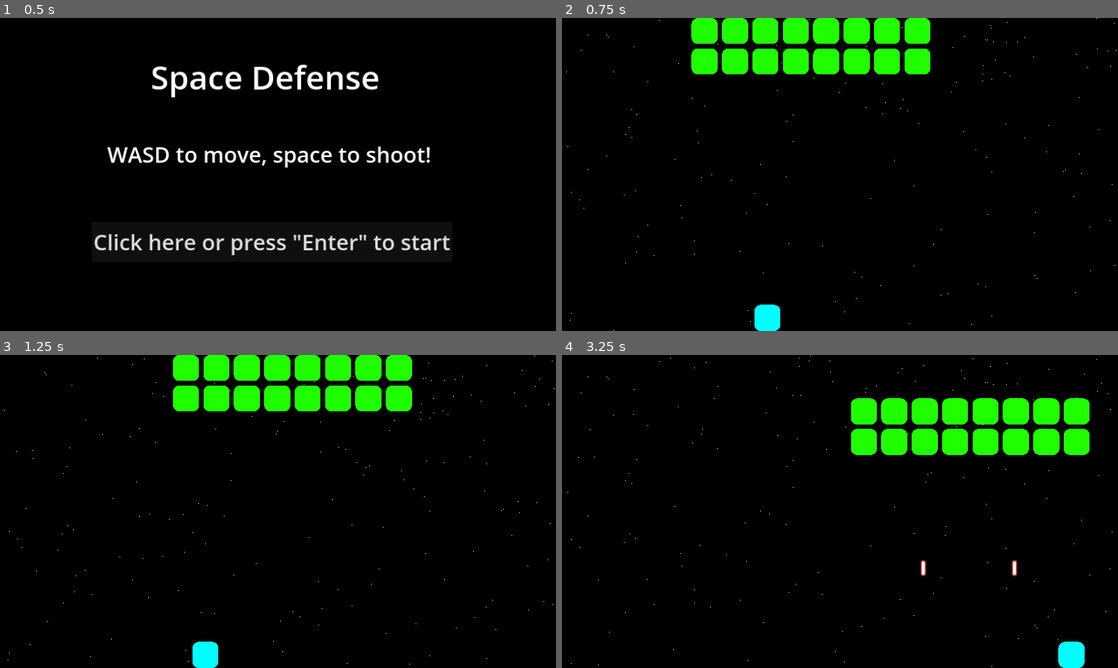
Above: before the commit, frames 1-4 (two rows, left to right).
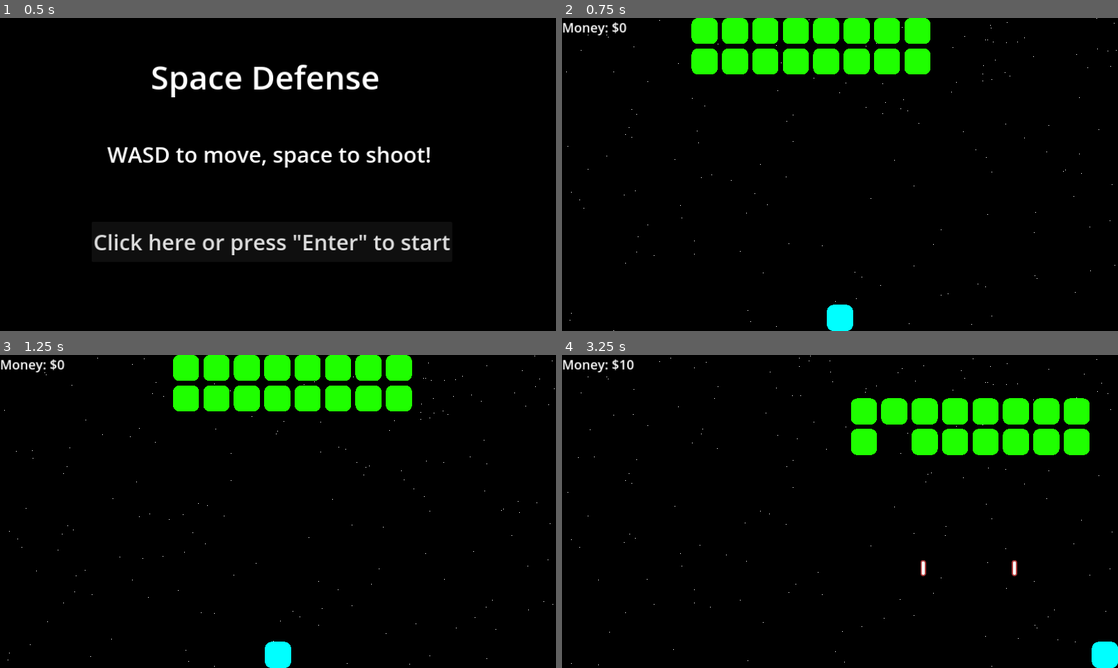
Above: after the commit, the same moments.

Repository: michael-j-coyne/space-defense
Game: Godot game, scene res://scenes/main.tscn
Two runs of this game, one before a commit and one after it. Both use one fixed random seed, a clock stepped at 60 frames per second and the inputs below.
Inputs (mouse positions are in pixels of both pictures, inside the frame that each line leads up to):
- Up to frame 1 (0.5 s): no input
- Up to frame 2 (0.75 s): click "Click here or press 'Enter' t…" at 0.5 s
- Up to frame 3 (1.25 s): no input
- Up to frame 4 (3.25 s): tap Enter (ui_accept) at 1.25, 1.52 s; move the mouse to (962, 495) at 1.27 s; hold Right (ui_right) 1.28-2 s; hold Space (shoot) 1.28-2 s; click (962, 495) at 1.42 s; drag from (728, 527) to (956, 655) at 2.02 s; move the mouse to (895, 442) at 2.77 s; hold Right (ui_right) from 2.78 s (still down); tap Alt at 2.85 s

Frame 1 is identical in both runs. In frame 2, 1.0% of the frame differs, in the area x 0-53%, y 1-100%; in frame 3, 1.0%; in frame 4, 1.4%, in the area x 0-100%, y 1-100%.

Commit message:
Make levels inherited scenes

Diff:
--- a/scenes/levels/level_1.tscn
+++ b/scenes/levels/level_1.tscn
@@ -1,127 +1,118 @@
-[gd_scene load_steps=7 format=3 uid="uid://ia31x2yrg6fm"]
+[gd_scene load_steps=5 format=3 uid="uid://j7tg10e2h1l7"]
 
-[ext_resource type="Script" path="res://scenes/levels/level.gd" id="1_c7fg0"]
-[ext_resource type="PackedScene" uid="uid://sp4n6hlsqgso" path="res://scenes/enemies/grunt.tscn" id="1_rkiph"]
-[ext_resource type="PackedScene" uid="uid://b8jda34rek6pa" path="res://scenes/empty_notifier_container.tscn" id="2_aq8tc"]
-[ext_resource type="PackedScene" uid="uid://dbi0jyorwh27f" path="res://scenes/player.tscn" id="2_hv1iq"]
-[ext_resource type="PackedScene" uid="uid://bf0pxxqhe06jr" path="res://scenes/enemy_grid.tscn" id="3_g4qgt"]
-[ext_resource type="PackedScene" uid="uid://c6g8jq43tis0q" path="res://components/left_right_entity_mover.tscn" id="4_crj5m"]
+[ext_resource type="PackedScene" uid="uid://c35mk3dn7hj3l" path="res://scenes/levels/level.tscn" id="1_umvlb"]
+[ext_resource type="PackedScene" uid="uid://bf0pxxqhe06jr" path="res://scenes/enemy_grid.tscn" id="3_3des0"]
+[ext_resource type="PackedScene" uid="uid://sp4n6hlsqgso" path="res://scenes/enemies/grunt.tscn" id="4_6v46h"]
+[ext_resource type="PackedScene" uid="uid://c6g8jq43tis0q" path="res://components/left_right_entity_mover.tscn" id="5_od80r"]
 
-[node name="Level1" type="Node2D" node_paths=PackedStringArray("player")]
-script = ExtResource("1_c7fg0")
-player = NodePath("Player")
+[node name="Level" instance=ExtResource("1_umvlb")]
 
-[node name="Player" parent="." instance=ExtResource("2_hv1iq")]
-position = Vector2(473, 690)
+[node name="Player" parent="." index="0"]
 scale = Vector2(0.230769, 0.230769)
 
-[node name="Enemies" parent="." instance=ExtResource("2_aq8tc")]
-
-[node name="EnemyGrid" parent="Enemies" instance=ExtResource("3_g4qgt")]
+[node name="EnemyGrid" parent="Enemies" index="0" instance=ExtResource("3_3des0")]
 position = Vector2(265, 2.08165e-12)
 num_cols = 8
 metadata/_edit_group_ = true
 
-[node name="Grunt" parent="Enemies/EnemyGrid" instance=ExtResource("1_rkiph")]
+[node name="Grunt" parent="Enemies/EnemyGrid" index="0" instance=ExtResource("4_6v46h")]
 position = Vector2(30, 30)
 scale = Vector2(0.230769, 0.230769)
 shot_chance_percentage = 0.1
 value = 10
 
-[node name="Grunt2" parent="Enemies/EnemyGrid" instance=ExtResource("1_rkiph")]
+[node name="Grunt2" parent="Enemies/EnemyGrid" index="1" instance=ExtResource("4_6v46h")]
 position = Vector2(100, 30)
 scale = Vector2(0.230769, 0.230769)
 shot_chance_percentage = 0.1
 value = 10
 
-[node name="Grunt3" parent="Enemies/EnemyGrid" instance=ExtResource("1_rkiph")]
+[node name="Grunt3" parent="Enemies/EnemyGrid" index="2" instance=ExtResource("4_6v46h")]
 position = Vector2(170, 30)
 scale = Vector2(0.230769, 0.230769)
 shot_chance_percentage = 0.1
 value = 10
 
-[node name="Grunt4" parent="Enemies/EnemyGrid" instance=ExtResource("1_rkiph")]
+[node name="Grunt4" parent="Enemies/EnemyGrid" index="3" instance=ExtResource("4_6v46h")]
 position = Vector2(240, 30)
 scale = Vector2(0.230769, 0.230769)
 shot_chance_percentage = 0.1
 value = 10
 
-[node name="Grunt5" parent="Enemies/EnemyGrid" instance=ExtResource("1_rkiph")]
+[node name="Grunt5" parent="Enemies/EnemyGrid" index="4" instance=ExtResource("4_6v46h")]
 position = Vector2(310, 30)
 scale = Vector2(0.230769, 0.230769)
 shot_chance_percentage = 0.1
 value = 10
 
-[node name="Grunt6" parent="Enemies/EnemyGrid" instance=ExtResource("1_rkiph")]
+[node name="Grunt6" parent="Enemies/EnemyGrid" index="5" instance=ExtResource("4_6v46h")]
 position = Vector2(380, 30)
 scale = Vector2(0.230769, 0.230769)
 shot_chance_percentage = 0.1
 value = 10
 
-[node name="Grunt7" parent="Enemies/EnemyGrid" instance=ExtResource("1_rkiph")]
+[node name="Grunt7" parent="Enemies/EnemyGrid" index="6" instance=ExtResource("4_6v46h")]
 position = Vector2(450, 30)
 scale = Vector2(0.230769, 0.230769)
 shot_chance_percentage = 0.1
 value = 10
 
-[node name="Grunt8" parent="Enemies/EnemyGrid" instance=ExtResource("1_rkiph")]
+[node name="Grunt8" parent="Enemies/EnemyGrid" index="7" instance=ExtResource("4_6v46h")]
 position = Vector2(520, 30)
 scale = Vector2(0.230769, 0.230769)
 shot_chance_percentage = 0.1
 value = 10
 
-[node name="Grunt9" parent="Enemies/EnemyGrid" instance=ExtResource("1_rkiph")]
+[node name="Grunt9" parent="Enemies/EnemyGrid" index="8" instance=ExtResource("4_6v46h")]
 position = Vector2(30, 100)
 scale = Vector2(0.230769, 0.230769)
 shot_chance_percentage = 0.1
 value = 10
 
-[node name="Grunt10" parent="Enemies/EnemyGrid" instance=ExtResource("1_rkiph")]
+[node name="Grunt10" parent="Enemies/EnemyGrid" index="9" instance=ExtResource("4_6v46h")]
 position = Vector2(100, 100)
 scale = Vector2(0.230769, 0.230769)
 shot_chance_percentage = 0.1
 value = 10
 
-[node name="Grunt11" parent="Enemies/EnemyGrid" instance=ExtResource("1_rkiph")]
+[node name="Grunt11" parent="Enemies/EnemyGrid" index="10" instance=ExtResource("4_6v46h")]
 position = Vector2(170, 100)
 scale = Vector2(0.230769, 0.230769)
 shot_chance_percentage = 0.1
 value = 10
 
-[node name="Grunt12" parent="Enemies/EnemyGrid" instance=ExtResource("1_rkiph")]
+[node name="Grunt12" parent="Enemies/EnemyGrid" index="11" instance=ExtResource("4_6v46h")]
 position = Vector2(240, 100)
 scale = Vector2(0.230769, 0.230769)
 shot_chance_percentage = 0.1
 value = 10
 
-[node name="Grunt13" parent="Enemies/EnemyGrid" instance=ExtResource("1_rkiph")]
+[node name="Grunt13" parent="Enemies/EnemyGrid" index="12" instance=ExtResource("4_6v46h")]
 position = Vector2(310, 100)
 scale = Vector2(0.230769, 0.230769)
 shot_chance_percentage = 0.1
 value = 10
 
-[node name="Grunt14" parent="Enemies/EnemyGrid" instance=ExtResource("1_rkiph")]
+[node name="Grunt14" parent="Enemies/EnemyGrid" index="13" instance=ExtResource("4_6v46h")]
 position = Vector2(380, 100)
 scale = Vector2(0.230769, 0.230769)
 shot_chance_percentage = 0.1
 value = 10
 
-[node name="Grunt15" parent="Enemies/EnemyGrid" instance=ExtResource("1_rkiph")]
+[node name="Grunt15" parent="Enemies/EnemyGrid" index="14" instance=ExtResource("4_6v46h")]
 position = Vector2(450, 100)
 scale = Vector2(0.230769, 0.230769)
 shot_chance_percentage = 0.1
 value = 10
 
-[node name="Grunt16" parent="Enemies/EnemyGrid" instance=ExtResource("1_rkiph")]
+[node name="Grunt16" parent="Enemies/EnemyGrid" index="15" instance=ExtResource("4_6v46h")]
 position = Vector2(520, 100)
 scale = Vector2(0.230769, 0.230769)
 shot_chance_percentage = 0.1
 value = 10
 
-[node name="LeftRightEntityMover" parent="Enemies" node_paths=PackedStringArray("entity") instance=ExtResource("4_crj5m")]
+[node name="LeftRightEntityMover" parent="Enemies" index="1" node_paths=PackedStringArray("entity") instance=ExtResource("5_od80r")]
 entity = NodePath("../EnemyGrid")
 box_width_percent = 1.0
 vertical_step = 100.0
 speed = 200.0
-
-[connection signal="all_children_freed" from="Enemies" to="." method="_on_all_enemies_defeated"]
--- a/scenes/levels/level_2.tscn
+++ b/scenes/levels/level_2.tscn
@@ -1,175 +1,166 @@
-[gd_scene load_steps=7 format=3 uid="uid://cjj1y2mlflunu"]
+[gd_scene load_steps=5 format=3 uid="uid://w5b126nu4n4y"]
 
-[ext_resource type="Script" path="res://scenes/levels/level.gd" id="1_nyp7y"]
-[ext_resource type="PackedScene" uid="uid://dbi0jyorwh27f" path="res://scenes/player.tscn" id="1_otlll"]
+[ext_resource type="PackedScene" uid="uid://c35mk3dn7hj3l" path="res://scenes/levels/level.tscn" id="1_ng4cq"]
 [ext_resource type="PackedScene" uid="uid://bf0pxxqhe06jr" path="res://scenes/enemy_grid.tscn" id="2_sj8op"]
 [ext_resource type="PackedScene" uid="uid://sp4n6hlsqgso" path="res://scenes/enemies/grunt.tscn" id="3_2i80w"]
-[ext_resource type="PackedScene" uid="uid://b8jda34rek6pa" path="res://scenes/empty_notifier_container.tscn" id="3_603ra"]
 [ext_resource type="PackedScene" uid="uid://c6g8jq43tis0q" path="res://components/left_right_entity_mover.tscn" id="4_03tca"]
 
-[node name="Level2" type="Node2D" node_paths=PackedStringArray("player")]
-script = ExtResource("1_nyp7y")
-player = NodePath("Player")
+[node name="Level" instance=ExtResource("1_ng4cq")]
 
-[node name="Player" parent="." instance=ExtResource("1_otlll")]
-position = Vector2(579, 690)
+[node name="Player" parent="." index="0"]
 scale = Vector2(0.230769, 0.230769)
 
-[node name="Enemies" parent="." instance=ExtResource("3_603ra")]
-
-[node name="EnemyGrid" parent="Enemies" instance=ExtResource("2_sj8op")]
+[node name="EnemyGrid" parent="Enemies" index="0" instance=ExtResource("2_sj8op")]
 num_cols = 8
 num_rows = 3
 metadata/_edit_group_ = true
 
-[node name="Grunt" parent="Enemies/EnemyGrid" instance=ExtResource("3_2i80w")]
+[node name="Grunt" parent="Enemies/EnemyGrid" index="0" instance=ExtResource("3_2i80w")]
 position = Vector2(30, 30)
 scale = Vector2(0.230769, 0.230769)
 shot_chance_percentage = 0.1
 value = 10
 
-[node name="Grunt2" parent="Enemies/EnemyGrid" instance=ExtResource("3_2i80w")]
+[node name="Grunt2" parent="Enemies/EnemyGrid" index="1" instance=ExtResource("3_2i80w")]
 position = Vector2(100, 30)
 scale = Vector2(0.230769, 0.230769)
 shot_chance_percentage = 0.1
 value = 10
 
-[node name="Grunt3" parent="Enemies/EnemyGrid" instance=ExtResource("3_2i80w")]
+[node name="Grunt3" parent="Enemies/EnemyGrid" index="2" instance=ExtResource("3_2i80w")]
 position = Vector2(170, 30)
 scale = Vector2(0.230769, 0.230769)
 shot_chance_percentage = 0.1
 value = 10
 
-[node name="Grunt4" parent="Enemies/EnemyGrid" instance=ExtResource("3_2i80w")]
+[node name="Grunt4" parent="Enemies/EnemyGrid" index="3" instance=ExtResource("3_2i80w")]
 position = Vector2(240, 30)
 scale = Vector2(0.230769, 0.230769)
 shot_chance_percentage = 0.1
 value = 10
 
-[node name="Grunt5" parent="Enemies/EnemyGrid" instance=ExtResource("3_2i80w")]
+[node name="Grunt5" parent="Enemies/EnemyGrid" index="4" instance=ExtResource("3_2i80w")]
 position = Vector2(310, 30)
 scale = Vector2(0.230769, 0.230769)
 shot_chance_percentage = 0.1
 value = 10
 
-[node name="Grunt6" parent="Enemies/EnemyGrid" instance=ExtResource("3_2i80w")]
+[node name="Grunt6" parent="Enemies/EnemyGrid" index="5" instance=ExtResource("3_2i80w")]
 position = Vector2(380, 30)
 scale = Vector2(0.230769, 0.230769)
 shot_chance_percentage = 0.1
 value = 10
 
-[node name="Grunt7" parent="Enemies/EnemyGrid" instance=ExtResource("3_2i80w")]
+[node name="Grunt7" parent="Enemies/EnemyGrid" index="6" instance=ExtResource("3_2i80w")]
 position = Vector2(450, 30)
 scale = Vector2(0.230769, 0.230769)
 shot_chance_percentage = 0.1
 value = 10
 
-[node name="Grunt8" parent="Enemies/EnemyGrid" instance=ExtResource("3_2i80w")]
+[node name="Grunt8" parent="Enemies/EnemyGrid" index="7" instance=ExtResource("3_2i80w")]
 position = Vector2(520, 30)
 scale = Vector2(0.230769, 0.230769)
 shot_chance_percentage = 0.1
 value = 10
 
-[node name="Grunt9" parent="Enemies/EnemyGrid" instance=ExtResource("3_2i80w")]
+[node name="Grunt9" parent="Enemies/EnemyGrid" index="8" instance=ExtResource("3_2i80w")]
 position = Vector2(30, 100)
 scale = Vector2(0.230769, 0.230769)
 shot_chance_percentage = 0.1
 value = 10
 
-[node name="Grunt10" parent="Enemies/EnemyGrid" instance=ExtResource("3_2i80w")]
+[node name="Grunt10" parent="Enemies/EnemyGrid" index="9" instance=ExtResource("3_2i80w")]
 position = Vector2(100, 100)
 scale = Vector2(0.230769, 0.230769)
 shot_chance_percentage = 0.1
 value = 10
 
-[node name="Grunt11" parent="Enemies/EnemyGrid" instance=ExtResource("3_2i80w")]
+[node name="Grunt11" parent="Enemies/EnemyGrid" index="10" instance=ExtResource("3_2i80w")]
 position = Vector2(170, 100)
 scale = Vector2(0.230769, 0.230769)
 shot_chance_percentage = 0.1
 value = 10
 
-[node name="Grunt12" parent="Enemies/EnemyGrid" instance=ExtResource("3_2i80w")]
+[node name="Grunt12" parent="Enemies/EnemyGrid" index="11" instance=ExtResource("3_2i80w")]
 position = Vector2(240, 100)
 scale = Vector2(0.230769, 0.230769)
 shot_chance_percentage = 0.1
 value = 10
 
-[node name="Grunt13" parent="Enemies/EnemyGrid" instance=ExtResource("3_2i80w")]
+[node name="Grunt13" parent="Enemies/EnemyGrid" index="12" instance=ExtResource("3_2i80w")]
 position = Vector2(310, 100)
 scale = Vector2(0.230769, 0.230769)
 shot_chance_percentage = 0.1
 value = 10
 
-[node name="Grunt14" parent="Enemies/EnemyGrid" instance=ExtResource("3_2i80w")]
+[node name="Grunt14" parent="Enemies/EnemyGrid" index="13" instance=ExtResource("3_2i80w")]
 position = Vector2(380, 100)
 scale = Vector2(0.230769, 0.230769)
 shot_chance_percentage = 0.1
 value = 10
 
-[node name="Grunt15" parent="Enemies/EnemyGrid" instance=ExtResource("3_2i80w")]
+[node name="Grunt15" parent="Enemies/EnemyGrid" index="14" instance=ExtResource("3_2i80w")]
 position = Vector2(450, 100)
 scale = Vector2(0.230769, 0.230769)
 shot_chance_percentage = 0.1
 value = 10
 
-[node name="Grunt16" parent="Enemies/EnemyGrid" instance=ExtResource("3_2i80w")]
+[node name="Grunt16" parent="Enemies/EnemyGrid" index="15" instance=ExtResource("3_2i80w")]
 position = Vector2(520, 100)
 scale = Vector2(0.230769, 0.230769)
 shot_chance_percentage = 0.1
 value = 10
 
-[node name="Grunt17" parent="Enemies/EnemyGrid" instance=ExtResource("3_2i80w")]
+[node name="Grunt17" parent="Enemies/EnemyGrid" index="16" instance=ExtResource("3_2i80w")]
 position = Vector2(30, 170)
 scale = Vector2(0.230769, 0.230769)
 shot_chance_percentage = 0.1
 value = 10
 
-[node name="Grunt18" parent="Enemies/EnemyGrid" instance=ExtResource("3_2i80w")]
+[node name="Grunt18" parent="Enemies/EnemyGrid" index="17" instance=ExtResource("3_2i80w")]
 position = Vector2(100, 170)
 scale = Vector2(0.230769, 0.230769)
 shot_chance_percentage = 0.1
 value = 10
 
-[node name="Grunt19" parent="Enemies/EnemyGrid" instance=ExtResource("3_2i80w")]
+[node name="Grunt19" parent="Enemies/EnemyGrid" index="18" instance=ExtResource("3_2i80w")]
 position = Vector2(170, 170)
 scale = Vector2(0.230769, 0.230769)
 shot_chance_percentage = 0.1
 value = 10
 
-[node name="Grunt20" parent="Enemies/EnemyGrid" instance=ExtResource("3_2i80w")]
+[node name="Grunt20" parent="Enemies/EnemyGrid" index="19" instance=ExtResource("3_2i80w")]
 position = Vector2(240, 170)
 scale = Vector2(0.230769, 0.230769)
 shot_chance_percentage = 0.1
 value = 10
 
-[node name="Grunt21" parent="Enemies/EnemyGrid" instance=ExtResource("3_2i80w")]
+[node name="Grunt21" parent="Enemies/EnemyGrid" index="20" instance=ExtResource("3_2i80w")]
 position = Vector2(310, 170)
 scale = Vector2(0.230769, 0.230769)
 shot_chance_percentage = 0.1
 value = 10
 
-[node name="Grunt22" parent="Enemies/EnemyGrid" instance=ExtResource("3_2i80w")]
+[node name="Grunt22" parent="Enemies/EnemyGrid" index="21" instance=ExtResource("3_2i80w")]
 position = Vector2(380, 170)
 scale = Vector2(0.230769, 0.230769)
 shot_chance_percentage = 0.1
 value = 10
 
-[node name="Grunt23" parent="Enemies/EnemyGrid" instance=ExtResource("3_2i80w")]
+[node name="Grunt23" parent="Enemies/EnemyGrid" index="22" instance=ExtResource("3_2i80w")]
 position = Vector2(450, 170)
 scale = Vector2(0.230769, 0.230769)
 shot_chance_percentage = 0.1
 value = 10
 
-[node name="Grunt24" parent="Enemies/EnemyGrid" instance=ExtResource("3_2i80w")]
+[node name="Grunt24" parent="Enemies/EnemyGrid" index="23" instance=ExtResource("3_2i80w")]
 position = Vector2(520, 170)
 scale = Vector2(0.230769, 0.230769)
 shot_chance_percentage = 0.1
 value = 10
 
-[node name="LeftRightEntityMover" parent="Enemies" node_paths=PackedStringArray("entity") instance=ExtResource("4_03tca")]
+[node name="LeftRightEntityMover" parent="Enemies" index="1" node_paths=PackedStringArray("entity") instance=ExtResource("4_03tca")]
 entity = NodePath("../EnemyGrid")
 box_width_percent = 1.0
 vertical_step = 100.0
 speed = 200.0
-
-[connection signal="all_children_freed" from="Enemies" to="." method="_on_all_enemies_defeated"]
--- a/scenes/levels/level_3.tscn
+++ b/scenes/levels/level_3.tscn
@@ -1,135 +1,127 @@
-[gd_scene load_steps=7 format=3 uid="uid://b7a3ng4x2qx2e"]
+[gd_scene load_steps=6 format=3 uid="uid://j68p6hc6op4s"]
 
-[ext_resource type="Script" path="res://scenes/levels/level.gd" id="1_ecl7u"]
-[ext_resource type="PackedScene" uid="uid://dbi0jyorwh27f" path="res://scenes/player.tscn" id="2_blig7"]
+[ext_resource type="PackedScene" uid="uid://c35mk3dn7hj3l" path="res://scenes/levels/level.tscn" id="1_dbwrl"]
 [ext_resource type="PackedScene" uid="uid://b8jda34rek6pa" path="res://scenes/empty_notifier_container.tscn" id="3_a7idi"]
 [ext_resource type="PackedScene" uid="uid://bf0pxxqhe06jr" path="res://scenes/enemy_grid.tscn" id="4_5jber"]
 [ext_resource type="PackedScene" uid="uid://sp4n6hlsqgso" path="res://scenes/enemies/grunt.tscn" id="5_jnalm"]
 [ext_resource type="PackedScene" uid="uid://c6g8jq43tis0q" path="res://components/left_right_entity_mover.tscn" id="6_655ur"]
 
-[node name="Level3" type="Node2D" node_paths=PackedStringArray("player")]
-script = ExtResource("1_ecl7u")
-player = NodePath("Player")
+[node name="Level" instance=ExtResource("1_dbwrl")]
 
-[node name="Player" parent="." instance=ExtResource("2_blig7")]
-position = Vector2(644, 690)
+[node name="Player" parent="." index="0"]
 scale = Vector2(0.230769, 0.230769)
 
-[node name="Enemies" parent="." instance=ExtResource("3_a7idi")]
+[node name="Grid1" parent="Enemies" index="0" instance=ExtResource("3_a7idi")]
 
-[node name="Grid1" parent="Enemies" instance=ExtResource("3_a7idi")]
-
-[node name="EnemyGrid" parent="Enemies/Grid1" instance=ExtResource("4_5jber")]
+[node name="EnemyGrid" parent="Enemies/Grid1" index="0" instance=ExtResource("4_5jber")]
 position = Vector2(120, 0)
 num_cols = 4
 metadata/_edit_group_ = true
 
-[node name="Grunt" parent="Enemies/Grid1/EnemyGrid" instance=ExtResource("5_jnalm")]
+[node name="Grunt" parent="Enemies/Grid1/EnemyGrid" index="0" instance=ExtResource("5_jnalm")]
 position = Vector2(30, 30)
 scale = Vector2(0.230769, 0.230769)
 value = 10
 
-[node name="Grunt2" parent="Enemies/Grid1/EnemyGrid" instance=ExtResource("5_jnalm")]
+[node name="Grunt2" parent="Enemies/Grid1/EnemyGrid" index="1" instance=ExtResource("5_jnalm")]
 position = Vector2(100, 30)
 scale = Vector2(0.230769, 0.230769)
 value = 10
 
-[node name="Grunt3" parent="Enemies/Grid1/EnemyGrid" instance=ExtResource("5_jnalm")]
+[node name="Grunt3" parent="Enemies/Grid1/EnemyGrid" index="2" instance=ExtResource("5_jnalm")]
 position = Vector2(170, 30)
 scale = Vector2(0.230769, 0.230769)
 value = 10
 
-[node name="Grunt4" parent="Enemies/Grid1/EnemyGrid" instance=ExtResource("5_jnalm")]
+[node name="Grunt4" parent="Enemies/Grid1/EnemyGrid" index="3" instance=ExtResource("5_jnalm")]
 position = Vector2(240, 30)
 scale = Vector2(0.230769, 0.230769)
 value = 10
 
-[node name="Grunt5" parent="Enemies/Grid1/EnemyGrid" instance=ExtResource("5_jnalm")]
+[node name="Grunt5" parent="Enemies/Grid1/EnemyGrid" index="4" instance=ExtResource("5_jnalm")]
 position = Vector2(30, 100)
 scale = Vector2(0.230769, 0.230769)
 value = 10
 
-[node name="Grunt6" parent="Enemies/Grid1/EnemyGrid" instance=ExtResource("5_jnalm")]
+[node name="Grunt6" parent="Enemies/Grid1/EnemyGrid" index="5" instance=ExtResource("5_jnalm")]
 position = Vector2(100, 100)
 scale = Vector2(0.230769, 0.230769)
 value = 10
 
-[node name="Grunt7" parent="Enemies/Grid1/EnemyGrid" instance=ExtResource("5_jnalm")]
+[node name="Grunt7" parent="Enemies/Grid1/EnemyGrid" index="6" instance=ExtResource("5_jnalm")]
 position = Vector2(170, 100)
 scale = Vector2(0.230769, 0.230769)
 value = 10
 
-[node name="Grunt8" parent="Enemies/Grid1/EnemyGrid" instance=ExtResource("5_jnalm")]
+[node name="Grunt8" parent="Enemies/Grid1/EnemyGrid" index="7" instance=ExtResource("5_jnalm")]
 position = Vector2(240, 100)
 scale = Vector2(0.230769, 0.230769)
 value = 10
 
-[node name="LeftRightEntityMover" parent="Enemies/Grid1" node_paths=PackedStringArray("entity") instance=ExtResource("6_655ur")]
+[node name="LeftRightEntityMover" parent="Enemies/Grid1" index="1" node_paths=PackedStringArray("entity") instance=ExtResource("6_655ur")]
 entity = NodePath("../EnemyGrid")
 box_width_percent = 0.6
 vertical_step = 100.0
 speed = 100.0
 
-[node name="Grid2" parent="Enemies" instance=ExtResource("3_a7idi")]
+[node name="Grid2" parent="Enemies" index="1" instance=ExtResource("3_a7idi")]
 
-[node name="EnemyGrid" parent="Enemies/Grid2" instance=ExtResource("4_5jber")]
+[node name="EnemyGrid" parent="Enemies/Grid2" index="0" instance=ExtResource("4_5jber")]
 position = Vector2(821, 2.08165e-12)
 num_cols = 4
 metadata/_edit_group_ = true
 
-[node name="Grunt" parent="Enemies/Grid2/EnemyGrid" instance=ExtResource("5_jnalm")]
+[node name="Grunt" parent="Enemies/Grid2/EnemyGrid" index="0" instance=ExtResource("5_jnalm")]
 position = Vector2(30, 30)
 scale = Vector2(0.230769, 0.230769)
 shot_chance_percentage = 0.2
 value = 10
 
-[node name="Grunt2" parent="Enemies/Grid2/EnemyGrid" instance=ExtResource("5_jnalm")]
+[node name="Grunt2" parent="Enemies/Grid2/EnemyGrid" index="1" instance=ExtResource("5_jnalm")]
 position = Vector2(100, 30)
 scale = Vector2(0.230769, 0.230769)
 shot_chance_percentage = 0.2
 value = 10
 
-[node name="Grunt3" parent="Enemies/Grid2/EnemyGrid" instance=ExtResource("5_jnalm")]
+[node name="Grunt3" parent="Enemies/Grid2/EnemyGrid" index="2" instance=ExtResource("5_jnalm")]
 position = Vector2(170, 30)
 scale = Vector2(0.230769, 0.230769)
 shot_chance_percentage = 0.2
 value = 10
 
-[node name="Grunt4" parent="Enemies/Grid2/EnemyGrid" instance=ExtResource("5_jnalm")]
+[node name="Grunt4" parent="Enemies/Grid2/EnemyGrid" index="3" instance=ExtResource("5_jnalm")]
 position = Vector2(240, 30)
 scale = Vector2(0.230769, 0.230769)
 shot_chance_percentage = 0.2
 value = 10
 
-[node name="Grunt5" parent="Enemies/Grid2/EnemyGrid" instance=ExtResource("5_jnalm")]
+[node name="Grunt5" parent="Enemies/Grid2/EnemyGrid" index="4" instance=ExtResource("5_jnalm")]
 position = Vector2(30, 100)
 scale = Vector2(0.230769, 0.230769)
 shot_chance_percentage = 0.2
 value = 10
 
-[node name="Grunt6" parent="Enemies/Grid2/EnemyGrid" instance=ExtResource("5_jnalm")]
+[node name="Grunt6" parent="Enemies/Grid2/EnemyGrid" index="5" instance=ExtResource("5_jnalm")]
 position = Vector2(100, 100)
 scale = Vector2(0.230769, 0.230769)
 shot_chance_percentage = 0.2
 value = 10
 
-[node name="Grunt7" parent="Enemies/Grid2/EnemyGrid" instance=ExtResource("5_jnalm")]
+[node name="Grunt7" parent="Enemies/Grid2/EnemyGrid" index="6" instance=ExtResource("5_jnalm")]
 position = Vector2(170, 100)
 scale = Vector2(0.230769, 0.230769)
 shot_chance_percentage = 0.2
 value = 10
 
-[node name="Grunt8" parent="Enemies/Grid2/EnemyGrid" instance=ExtResource("5_jnalm")]
+[node name="Grunt8" parent="Enemies/Grid2/EnemyGrid" index="7" instance=ExtResource("5_jnalm")]
 position = Vector2(240, 100)
 scale = Vector2(0.230769, 0.230769)
 shot_chance_percentage = 0.2
 value = 10
 
-[node name="LeftRightEntityMover" parent="Enemies/Grid2" node_paths=PackedStringArray("entity") instance=ExtResource("6_655ur")]
+[node name="LeftRightEntityMover" parent="Enemies/Grid2" index="1" node_paths=PackedStringArray("entity") instance=ExtResource("6_655ur")]
 position = Vector2(768, -1)
 entity = NodePath("../EnemyGrid")
 box_width_percent = 0.4
 vertical_step = 100.0
 speed = 100.0
-
-[connection signal="all_children_freed" from="Enemies" to="." method="_on_all_enemies_defeated"]
